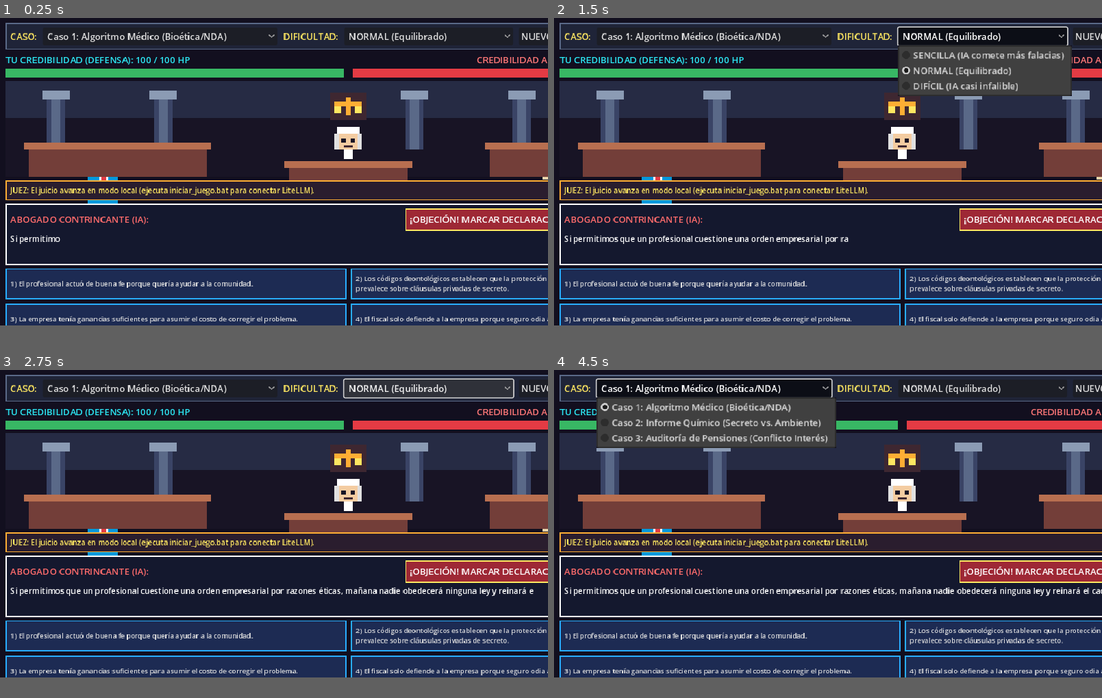
Above: before the commit, frames 1-4 (two rows, left to right).
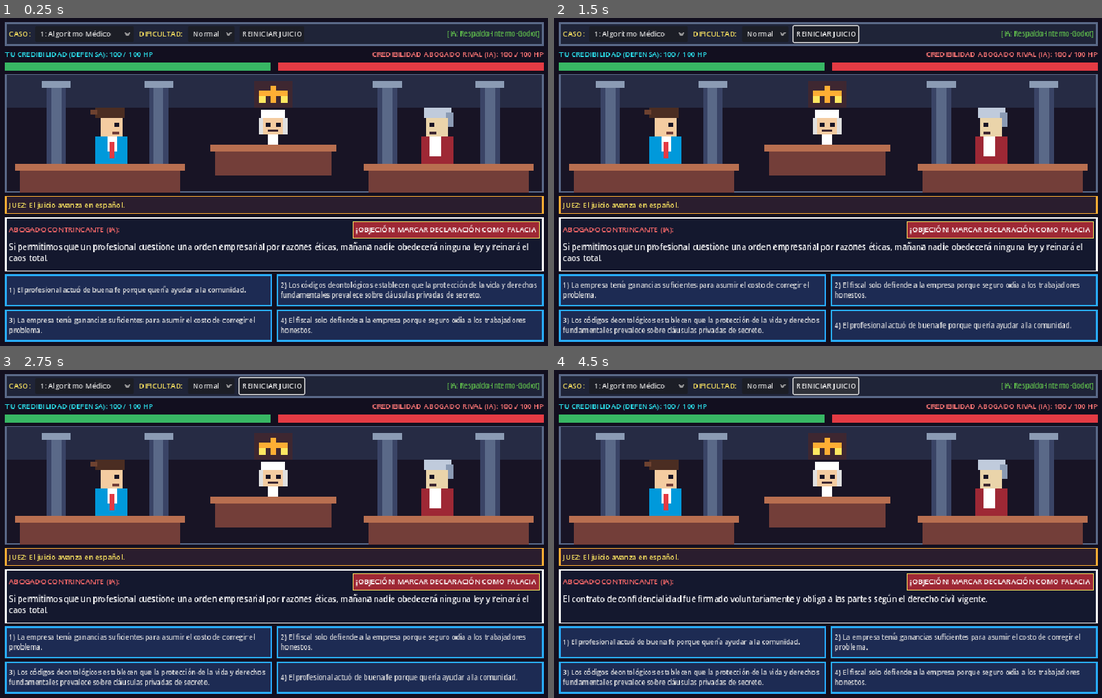
Above: after the commit, the same moments.

Repository: uBri3l/juegoFilosofia
Game: Godot game, scene res://scenes/MainCourtroom.tscn
Two runs of this game, one before a commit and one after it. Both use one fixed random seed, a clock stepped at 60 frames per second and the inputs below.
Inputs (mouse positions are in pixels of both pictures, inside the frame that each line leads up to):
- Up to frame 1 (0.25 s): no input
- Up to frame 2 (1.5 s): click (828, 31) at 0.5 s, where only the run after the commit has a clickable "REINICIAR JUICIO"; click (981, 37) at 1.25 s, where only the run before the commit has a clickable "NORMAL (Equilibrado)"
- Up to frame 3 (2.75 s): click (427, 389) at 2 s, where only the run before the commit has a clickable "NORMAL (Equilibrado)"
- Up to frame 4 (4.5 s): click (762, 383) at 2.75 s, where only the run after the commit has a clickable "Normal"; click (762, 383) at 3.5 s, where only the run after the commit has a clickable "Normal"; click (828, 383) at 4.25 s, where only the run after the commit has a clickable "REINICIAR JUICIO"
In our replay, the window is 800x450 before the commit and 800x480 after it. These sizes can differ from the game's own. Grey fills any space a smaller window leaves; there, only what the larger window draws over its background counts as a difference.

The runs differ from the first frame. In frame 1, 46% of the frame differs, in the area x 0-100%, y 1-100%; in frame 2, 49%; in frame 3, 47%; in frame 4, 50%.

Commit message:
fix(ui,i18n): ajustar layout 900x540 sin recortes a la derecha y forzar respuestas 100% en espanol

Diff:
--- a/godot_project/project.godot
+++ b/godot_project/project.godot
@@ -17,8 +17,9 @@
 
 [display]
 
-window/size/viewport_width=960
+window/size/viewport_width=900
 window/size/viewport_height=540
+window/size/initial_position_type=1
 window/size/always_on_top=true
 window/stretch/mode="canvas_items"
 window/stretch/aspect="keep"
--- a/godot_project/scripts/MainCourtroom.gd
+++ b/godot_project/scripts/MainCourtroom.gd
@@ -42,8 +42,7 @@
 
 
 func _ready() -> void:
-	DisplayServer.window_set_mode(DisplayServer.WINDOW_MODE_WINDOWED)
-	DisplayServer.window_move_to_foreground()
+	_centrar_ventana_en_pantalla()
 	_construir_interfaz_8bit()
 	http_req = HTTPRequest.new()
 	add_child(http_req)
@@ -51,9 +50,32 @@
 	iniciar_nuevo_juicio()
 
 
+func _centrar_ventana_en_pantalla() -> void:
+	DisplayServer.window_set_mode(DisplayServer.WINDOW_MODE_WINDOWED)
+	var screen_rect: Rect2i = DisplayServer.screen_get_usable_rect()
+	var win_size: Vector2i = Vector2i(900, 540)
+	# Si la pantalla es pequeña, ajustamos para que jamás se salga por la derecha
+	if screen_rect.size.x > 0 and screen_rect.size.y > 0:
+		win_size.x = mini(900, screen_rect.size.x - 40)
+		win_size.y = mini(540, screen_rect.size.y - 60)
+		DisplayServer.window_set_size(win_size)
+		var pos_x: int = screen_rect.position.x + int((screen_rect.size.x - win_size.x) / 2)
+		var pos_y: int = screen_rect.position.y + int((screen_rect.size.y - win_size.y) / 2)
+		DisplayServer.window_set_position(Vector2i(max(10, pos_x), max(10, pos_y)))
+	DisplayServer.window_move_to_foreground()
+
+
+func _guardar_captura_verificacion() -> void:
+	await get_tree().process_frame
+	await get_tree().process_frame
+	var img: Image = get_viewport().get_texture().get_image()
+	if img:
+		img.save_png("c:/Users/gabri/OneDrive/Escritorio/juegoFilosofia/captura_juego.png")
+
+
 func _process(delta: float) -> void:
 	if lbl_dialogo_rival and lbl_dialogo_rival.visible_characters < texto_meta_dialogo.length():
-		chars_visibles += delta * 48.0
+		chars_visibles += delta * 60.0
 		lbl_dialogo_rival.visible_characters = int(chars_visibles)
 		stage.speaker_state = "RIVAL"
 	else:
@@ -66,66 +88,72 @@
 	sb.bg_color = Color(bg_hex)
 	sb.border_color = Color(border_hex)
 	sb.set_border_width_all(border_w)
-	sb.set_content_margin_all(8)
+	sb.set_content_margin_all(6)
 	return sb
 
 
 func _construir_interfaz_8bit() -> void:
 	var root_vbox := VBoxContainer.new()
-	root_vbox.set_anchors_and_offsets_preset(Control.PRESET_FULL_RECT, Control.PRESET_MODE_MINSIZE, 10)
-	root_vbox.add_theme_constant_override("separation", 6)
+	root_vbox.set_anchors_and_offsets_preset(Control.PRESET_FULL_RECT, Control.PRESET_MODE_MINSIZE, 8)
+	root_vbox.add_theme_constant_override("separation", 5)
 	add_child(root_vbox)
 
-	# 1. Barra superior: Selección de Caso, Dificultad y Estado LiteLLM
+	# 1. Barra superior compacta (jamás rebasa el ancho de 900px)
 	var top_panel := PanelContainer.new()
 	top_panel.add_theme_stylebox_override("panel", _crear_estilo_caja("#1f2438", "#5a6988", 2))
 	root_vbox.add_child(top_panel)
 
 	var top_hbox := HBoxContainer.new()
-	top_hbox.add_theme_constant_override("separation", 10)
+	top_hbox.add_theme_constant_override("separation", 8)
 	top_panel.add_child(top_hbox)
 
 	var lbl_caso := Label.new()
 	lbl_caso.text = "CASO:"
 	lbl_caso.add_theme_color_override("font_color", Color("#fee761"))
+	lbl_caso.add_theme_font_size_override("font_size", 12)
 	top_hbox.add_child(lbl_caso)
 
 	selector_caso = OptionButton.new()
-	selector_caso.add_item("Caso 1: Algoritmo Médico (Bioética/NDA)", 0)
-	selector_caso.add_item("Caso 2: Informe Químico (Secreto vs. Ambiente)", 1)
-	selector_caso.add_item("Caso 3: Auditoría de Pensiones (Conflicto Interés)", 2)
+	selector_caso.add_item("1: Algoritmo Médico", 0)
+	selector_caso.add_item("2: Informe Químico", 1)
+	selector_caso.add_item("3: Auditoría Pensiones", 2)
+	selector_caso.add_theme_font_size_override("font_size", 12)
 	selector_caso.item_selected.connect(_on_caso_cambiado)
 	top_hbox.add_child(selector_caso)
 
 	var lbl_dif := Label.new()
 	lbl_dif.text = "DIFICULTAD:"
 	lbl_dif.add_theme_color_override("font_color", Color("#fee761"))
+	lbl_dif.add_theme_font_size_override("font_size", 12)
 	top_hbox.add_child(lbl_dif)
 
 	selector_dificultad = OptionButton.new()
-	selector_dificultad.add_item("SENCILLA (IA comete más falacias)", 0)
-	selector_dificultad.add_item("NORMAL (Equilibrado)", 1)
-	selector_dificultad.add_item("DIFÍCIL (IA casi infalible)", 2)
+	selector_dificultad.add_item("Sencilla", 0)
+	selector_dificultad.add_item("Normal", 1)
+	selector_dificultad.add_item("Difícil", 2)
 	selector_dificultad.selected = 1
+	selector_dificultad.add_theme_font_size_override("font_size", 12)
 	selector_dificultad.item_selected.connect(_on_dificultad_cambiada)
 	top_hbox.add_child(selector_dificultad)
 
 	var btn_reiniciar := Button.new()
-	btn_reiniciar.text = "NUEVO JUICIO"
+	btn_reiniciar.text = "REINICIAR JUICIO"
+	btn_reiniciar.add_theme_font_size_override("font_size", 12)
 	btn_reiniciar.pressed.connect(iniciar_nuevo_juicio)
 	top_hbox.add_child(btn_reiniciar)
 
 	lbl_modelo_ia = Label.new()
-	lbl_modelo_ia.text = "[LiteLLM: Conectando...]"
+	lbl_modelo_ia.text = "[IA: Conectando...]"
 	lbl_modelo_ia.size_flags_horizontal = Control.SIZE_EXPAND_FILL
 	lbl_modelo_ia.horizontal_alignment = HORIZONTAL_ALIGNMENT_RIGHT
+	lbl_modelo_ia.clip_text = true
 	lbl_modelo_ia.add_theme_color_override("font_color", Color("#63c74d"))
-	lbl_modelo_ia.add_theme_font_size_override("font_size", 12)
+	lbl_modelo_ia.add_theme_font_size_override("font_size", 11)
 	top_hbox.add_child(lbl_modelo_ia)
 
 	# 2. Barras de Vida (HP) de ambos abogados
 	var hp_hbox := HBoxContainer.new()
-	hp_hbox.add_theme_constant_override("separation", 16)
+	hp_hbox.add_theme_constant_override("separation", 14)
 	root_vbox.add_child(hp_hbox)
 
 	var vbox_hp_p := VBoxContainer.new()
@@ -135,13 +163,14 @@
 	lbl_hp_jugador = Label.new()
 	lbl_hp_jugador.text = "TU CREDIBILIDAD (DEFENSA): 100 / 100 HP"
 	lbl_hp_jugador.add_theme_color_override("font_color", Color("#2ce8f5"))
+	lbl_hp_jugador.add_theme_font_size_override("font_size", 12)
 	vbox_hp_p.add_child(lbl_hp_jugador)
 
 	bar_hp_jugador = ProgressBar.new()
 	bar_hp_jugador.max_value = 100
 	bar_hp_jugador.value = 100
 	bar_hp_jugador.show_percentage = false
-	bar_hp_jugador.custom_minimum_size = Vector2(0, 16)
+	bar_hp_jugador.custom_minimum_size = Vector2(0, 14)
 	bar_hp_jugador.add_theme_stylebox_override("background", _crear_estilo_caja("#262b44", "#ffffff", 1))
 	bar_hp_jugador.add_theme_stylebox_override("fill", _crear_estilo_caja("#38b764", "#ffffff", 0))
 	vbox_hp_p.add_child(bar_hp_jugador)
@@ -154,20 +183,22 @@
 	lbl_hp_rival.text = "CREDIBILIDAD ABOGADO RIVAL (IA): 100 / 100 HP"
 	lbl_hp_rival.horizontal_alignment = HORIZONTAL_ALIGNMENT_RIGHT
 	lbl_hp_rival.add_theme_color_override("font_color", Color("#ff7777"))
+	lbl_hp_rival.add_theme_font_size_override("font_size", 12)
 	vbox_hp_r.add_child(lbl_hp_rival)
 
 	bar_hp_rival = ProgressBar.new()
 	bar_hp_rival.max_value = 100
 	bar_hp_rival.value = 100
 	bar_hp_rival.show_percentage = false
-	bar_hp_rival.custom_minimum_size = Vector2(0, 16)
+	bar_hp_rival.custom_minimum_size = Vector2(0, 14)
 	bar_hp_rival.add_theme_stylebox_override("background", _crear_estilo_caja("#262b44", "#ffffff", 1))
 	bar_hp_rival.add_theme_stylebox_override("fill", _crear_estilo_caja("#e43b44", "#ffffff", 0))
 	vbox_hp_r.add_child(bar_hp_rival)
 
 	# 3. Escenario 2D 8-Bit del Juzgado
 	stage = PixelCourtStageScript.new()
-	stage.custom_minimum_size = Vector2(0, 168)
+	stage.custom_minimum_size = Vector2(0, 152)
+	stage.size_flags_horizontal = Control.SIZE_EXPAND_FILL
 	stage.size_flags_vertical = Control.SIZE_EXPAND_FILL
 	root_vbox.add_child(stage)
 
@@ -180,7 +211,7 @@
 	lbl_juez_feedback.text = "JUEZ: El tribunal está en sesión. Analiza el argumento del fiscal."
 	lbl_juez_feedback.autowrap_mode = TextServer.AUTOWRAP_WORD_SMART
 	lbl_juez_feedback.add_theme_color_override("font_color", Color("#fee761"))
-	lbl_juez_feedback.add_theme_font_size_override("font_size", 13)
+	lbl_juez_feedback.add_theme_font_size_override("font_size", 12)
 	juez_panel.add_child(lbl_juez_feedback)
 
 	# 5. Cuadro de Diálogo del Abogado Rival + Botón de Marcar Falacia
@@ -198,10 +229,12 @@
 	lbl_nombre_hablante.text = "ABOGADO CONTRINCANTE (IA):"
 	lbl_nombre_hablante.size_flags_horizontal = Control.SIZE_EXPAND_FILL
 	lbl_nombre_hablante.add_theme_color_override("font_color", Color("#ff6b6b"))
+	lbl_nombre_hablante.add_theme_font_size_override("font_size", 12)
 	header_dialogo.add_child(lbl_nombre_hablante)
 
 	btn_objecion_falacia = Button.new()
-	btn_objecion_falacia.text = "¡OBJECIÓN! MARCAR DECLARACIÓN DEL RIVAL COMO FALACIA"
+	btn_objecion_falacia.text = "¡OBJECIÓN! MARCAR DECLARACIÓN COMO FALACIA"
+	btn_objecion_falacia.add_theme_font_size_override("font_size", 12)
 	btn_objecion_falacia.add_theme_stylebox_override("normal", _crear_estilo_caja("#9e2835", "#fee761", 2))
 	btn_objecion_falacia.add_theme_stylebox_override("hover", _crear_estilo_caja("#e43b44", "#ffffff", 2))
 	btn_objecion_falacia.add_theme_color_override("font_color", Color("#ffffff"))
@@ -209,27 +242,28 @@
 	header_dialogo.add_child(btn_objecion_falacia)
 
 	lbl_dialogo_rival = RichTextLabel.new()
-	lbl_dialogo_rival.custom_minimum_size = Vector2(0, 48)
+	lbl_dialogo_rival.custom_minimum_size = Vector2(0, 44)
 	lbl_dialogo_rival.fit_content = true
 	lbl_dialogo_rival.scroll_active = false
-	lbl_dialogo_rival.add_theme_font_size_override("normal_font_size", 14)
+	lbl_dialogo_rival.add_theme_font_size_override("normal_font_size", 13)
 	dialogo_vbox.add_child(lbl_dialogo_rival)
 
 	# 6. Cuadrícula de 4 Opciones de Argumento para el Jugador (1 Infalible, 2 Medios, 1 Falacia)
 	var grid_opciones := GridContainer.new()
 	grid_opciones.columns = 2
+	grid_opciones.size_flags_horizontal = Control.SIZE_EXPAND_FILL
 	grid_opciones.add_theme_constant_override("h_separation", 8)
-	grid_opciones.add_theme_constant_override("v_separation", 8)
+	grid_opciones.add_theme_constant_override("v_separation", 6)
 	root_vbox.add_child(grid_opciones)
 
 	botones_opciones.clear()
 	for i in range(4):
 		var btn := Button.new()
-		btn.custom_minimum_size = Vector2(440, 54)
+		btn.custom_minimum_size = Vector2(0, 52)
 		btn.size_flags_horizontal = Control.SIZE_EXPAND_FILL
 		btn.autowrap_mode = TextServer.AUTOWRAP_WORD_SMART
 		btn.alignment = HORIZONTAL_ALIGNMENT_LEFT
-		btn.add_theme_font_size_override("font_size", 12)
+		btn.add_theme_font_size_override("font_size", 11)
 		btn.add_theme_stylebox_override("normal", _crear_estilo_caja("#1d2b53", "#29adff", 2))
 		btn.add_theme_stylebox_override("hover", _crear_estilo_caja("#29366f", "#fee761", 2))
 		var idx_capturado: int = i
@@ -304,7 +338,7 @@
 
 func _solicitar_turno_litellm(accion: String, opcion_elegida: Dictionary) -> void:
 	_set_botones_habilitados(false)
-	lbl_modelo_ia.text = "[LiteLLM: Pensando jugada...]"
+	lbl_modelo_ia.text = "[IA: Pensando en español...]"
 
 	var payload: Dictionary = {
 		"caso_id": caso_id_actual,
@@ -326,7 +360,7 @@
 
 func _on_litellm_response(result: int, response_code: int, _headers: PackedStringArray, body: PackedByteArray) -> void:
 	if result != HTTPRequest.RESULT_SUCCESS or response_code != 200:
-		lbl_modelo_ia.text = "[Modo Offline Integrado en Godot]"
+		lbl_modelo_ia.text = "[Modo Local]"
 		_aplicar_respaldo_offline_en_godot("FALLBACK", {})
 		return
 
@@ -360,18 +394,19 @@
 	var veredicto: String = str(datos.get("veredicto_juez", ""))
 	lbl_juez_feedback.text = "JUEZ: " + veredicto
 
-	# Verificar condición de victoria o derrota
 	if hp_rival <= 0:
 		juicio_terminado = true
 		lbl_juez_feedback.text = "¡VEREDICTO FINAL: VICTORIA! Has desmontado todos los argumentos del fiscal con ética y lógica impecable."
 		_mostrar_dialogo_rival("¡Imposible! ¡Mi argumentación ha sido completamente refutada en este tribunal!")
 		_set_botones_habilitados(false)
+		_guardar_captura_verificacion()
 		return
 	elif hp_jugador <= 0:
 		juicio_terminado = true
 		lbl_juez_feedback.text = "VEREDICTO FINAL: DERROTA. Tus falacias y objeciones infundadas agotaron tu credibilidad ante el tribunal."
 		_mostrar_dialogo_rival("El tribunal ha visto las fisuras de su razonamiento. ¡El caso está cerrado!")
 		_set_botones_habilitados(false)
+		_guardar_captura_verificacion()
 		return
 
 	declaracion_rival_actual = datos.get("declaracion_rival", {})
@@ -388,20 +423,20 @@
 
 	ya_objeto_este_turno = false
 	_set_botones_habilitados(true)
+	_guardar_captura_verificacion()
 
 
 func _mostrar_dialogo_rival(texto: String) -> void:
 	texto_meta_dialogo = texto
-	chars_visibles = 0.0
+	chars_visibles = float(texto.length())
 	lbl_dialogo_rival.text = texto
-	lbl_dialogo_rival.visible_characters = 0
+	lbl_dialogo_rival.visible_characters = -1
 
 
 func _aplicar_respaldo_offline_en_godot(accion: String, opcion_elegida: Dictionary) -> void:
-	# Por si el usuario abre Godot sin haber encendido aún el servidor Python LiteLLM
 	var dano_r: int = 0
 	var dano_j: int = 0
-	var veredicto: String = "El juicio avanza en modo local (ejecuta iniciar_juego.bat para conectar LiteLLM)."
+	var veredicto: String = "El juicio avanza en español."
 
 	if accion == "MARCAR_FALACIA" and not declaracion_rival_actual.is_empty():
 		if bool(declaracion_rival_actual.get("es_falacia", false)):
--- a/godot_project/scripts/PixelCourtStage.gd
+++ b/godot_project/scripts/PixelCourtStage.gd
@@ -2,7 +2,7 @@
 class_name PixelCourtStage
 ## Renderizador 2D estilo 8-Bit Pixel Art del Juzgado.
 ## Dibuja la sala, el Juez, el Abogado Defensor (Jugador) y el Fiscal (IA)
-## utilizando bloques de píxeles escalados para garantizar estética retro pura.
+## adaptándose dinámicamente al ancho exacto del contenedor sin cortarse.
 
 const PIXEL_SIZE: int = 4
 
@@ -12,6 +12,10 @@
 var flash_rival_timer: float = 0.0
 var objection_banner_timer: float = 0.0
 var objection_text: String = "¡OBJECIÓN!"
+
+
+func _ready() -> void:
+	clip_contents = true
 
 
 func _process(delta: float) -> void:
@@ -46,112 +50,110 @@
 
 
 func _draw() -> void:
-	var w_px: int = int(size.x / PIXEL_SIZE)
-	var h_px: int = int(size.y / PIXEL_SIZE)
+	var w_px: int = max(120, int(size.x / PIXEL_SIZE))
+	var h_px: int = max(36, int(size.y / PIXEL_SIZE))
 
 	# 1. Pared de fondo del juzgado (estilo NES/8-bit oscuro azul/púrpura)
 	_draw_px_rect(0, 0, w_px, h_px, Color("#181425"))
-	_draw_px_rect(0, 0, w_px, 16, Color("#262b44"))
+	_draw_px_rect(0, 0, w_px, 14, Color("#262b44"))
+	# Marco interior para que se vea claramente el borde izquierdo y derecho completo
+	draw_rect(Rect2(1, 1, size.x - 2, size.y - 2), Color("#5a6988"), false, 2.0)
 
-	# Pilares clásicos en 8 bits
-	for px in [18, 65, 175, 222]:
-		_draw_px_rect(px, 6, 8, h_px - 18, Color("#3a4466"))
-		_draw_px_rect(px + 2, 6, 4, h_px - 18, Color("#5a6988"))
-		_draw_px_rect(px - 2, 4, 12, 4, Color("#8b9bb4"))
+	# Pilares clásicos en 8 bits distribuidos proporcionalmente
+	var pilares: Array[int] = [
+		int(w_px * 0.08),
+		int(w_px * 0.27),
+		int(w_px * 0.73) - 8,
+		int(w_px * 0.92) - 8
+	]
+	for px in pilares:
+		_draw_px_rect(px, 5, 8, h_px - 16, Color("#3a4466"))
+		_draw_px_rect(px + 2, 5, 4, h_px - 16, Color("#5a6988"))
+		_draw_px_rect(px - 2, 3, 12, 3, Color("#8b9bb4"))
 
 	# Emblema dorado de la Balanza de la Justicia en el centro superior
 	var cx: int = int(w_px / 2)
-	_draw_px_rect(cx - 8, 5, 16, 12, Color("#3e2731"))
-	_draw_px_rect(cx - 1, 7, 2, 8, Color("#feae34"))
-	_draw_px_rect(cx - 6, 9, 12, 2, Color("#feae34"))
-	_draw_px_rect(cx - 6, 11, 3, 3, Color("#fee761"))
-	_draw_px_rect(cx + 3, 11, 3, 3, Color("#fee761"))
+	_draw_px_rect(cx - 8, 3, 16, 11, Color("#3e2731"))
+	_draw_px_rect(cx - 1, 5, 2, 7, Color("#feae34"))
+	_draw_px_rect(cx - 6, 7, 12, 2, Color("#feae34"))
+	_draw_px_rect(cx - 6, 9, 3, 3, Color("#fee761"))
+	_draw_px_rect(cx + 3, 9, 3, 3, Color("#fee761"))
 
 	# 2. Estrado del Juez (Centro)
 	var jx: int = cx - 9
-	var jy: int = 20
+	var jy: int = 15
 	var judge_talking: bool = (speaker_state == "JUEZ") and (int(anim_time * 8.0) % 2 == 0)
-	# Peluca blanca 8-bit y rostro
 	_draw_px_rect(jx + 4, jy, 10, 4, Color("#ffffff"))
 	_draw_px_rect(jx + 3, jy + 3, 2, 7, Color("#e0e0e0"))
 	_draw_px_rect(jx + 13, jy + 3, 2, 7, Color("#e0e0e0"))
 	_draw_px_rect(jx + 5, jy + 3, 8, 7, Color("#f4cca1"))
-	# Ojos y boca del juez
 	_draw_px_rect(jx + 6, jy + 5, 2, 2, Color("#181425"))
 	_draw_px_rect(jx + 10, jy + 5, 2, 2, Color("#181425"))
 	_draw_px_rect(jx + 7, jy + 8, 4, 2 if judge_talking else 1, Color("#3e2731"))
-	# Toga negra
-	_draw_px_rect(jx + 3, jy + 10, 12, 8, Color("#181425"))
+	_draw_px_rect(jx + 3, jy + 10, 12, 7, Color("#181425"))
 	_draw_px_rect(jx + 7, jy + 10, 4, 4, Color("#ffffff"))
-	# Mesa alta del juez
-	_draw_px_rect(cx - 26, jy + 16, 52, 14, Color("#733e39"))
-	_draw_px_rect(cx - 28, jy + 15, 56, 3, Color("#b86f50"))
+	_draw_px_rect(cx - 24, jy + 15, 48, 12, Color("#733e39"))
+	_draw_px_rect(cx - 26, jy + 14, 52, 3, Color("#b86f50"))
 
 	# 3. Abogado Defensor (Jugador - Izquierda, traje azul clásico)
-	var px_x: int = 34
-	var px_y: int = 26
+	var px_x: int = int(w_px * 0.16)
+	var px_y: int = max(14, h_px - 36)
 	var player_hit: bool = flash_player_timer > 0.0 and (int(anim_time * 16.0) % 2 == 0)
 	var player_talking: bool = (speaker_state == "JUGADOR") and (int(anim_time * 9.0) % 2 == 0)
 	var suit_player: Color = Color("#ff0044") if player_hit else Color("#0099db")
 	var skin_player: Color = Color("#ffffff") if player_hit else Color("#f4cca1")
 
-	# Cabello puntiagudo retro
-	_draw_px_rect(px_x + 2, px_y, 12, 4, Color("#181425"))
-	_draw_px_rect(px_x, px_y + 1, 3, 2, Color("#181425"))
-	# Rostro
+	_draw_px_rect(px_x + 2, px_y, 12, 4, Color("#4b2d22"))
+	_draw_px_rect(px_x, px_y + 1, 3, 2, Color("#6e4230"))
 	_draw_px_rect(px_x + 4, px_y + 4, 9, 8, skin_player)
 	_draw_px_rect(px_x + 10, px_y + 6, 2, 2, Color("#181425"))
 	_draw_px_rect(px_x + 9, px_y + 10, 3, 2 if player_talking else 1, Color("#733e39"))
-	# Traje y corbata roja
-	_draw_px_rect(px_x + 2, px_y + 12, 13, 16, suit_player)
+	_draw_px_rect(px_x + 2, px_y + 12, 13, 14, suit_player)
 	_draw_px_rect(px_x + 7, px_y + 12, 4, 6, Color("#ffffff"))
-	_draw_px_rect(px_x + 8, px_y + 14, 2, 8, Color("#e43b44"))
-	# Brazo apuntando cuando habla u objeta
+	_draw_px_rect(px_x + 8, px_y + 14, 2, 7, Color("#e43b44"))
 	if speaker_state == "JUGADOR" or objection_banner_timer > 0.0:
-		_draw_px_rect(px_x + 15, px_y + 13, 12, 4, suit_player)
-		_draw_px_rect(px_x + 27, px_y + 13, 4, 3, skin_player)
+		_draw_px_rect(px_x + 15, px_y + 13, 11, 4, suit_player)
+		_draw_px_rect(px_x + 26, px_y + 13, 4, 3, skin_player)
 
 	# 4. Abogado Contrincante / Fiscal IA (Derecha - traje carmesí/vino)
-	var rx_x: int = w_px - 52
-	var rx_y: int = 26
+	var rx_x: int = int(w_px * 0.84) - 16
+	var rx_y: int = max(14, h_px - 36)
 	var rival_hit: bool = flash_rival_timer > 0.0 and (int(anim_time * 16.0) % 2 == 0)
 	var rival_talking: bool = (speaker_state == "RIVAL") and (int(anim_time * 9.0) % 2 == 0)
 	var suit_rival: Color = Color("#ffffff") if rival_hit else Color("#9e2835")
 	var skin_rival: Color = Color("#ff7777") if rival_hit else Color("#ead4aa")
 
-	# Cabello plateado elegante de fiscal
 	_draw_px_rect(rx_x + 3, rx_y, 11, 4, Color("#c0cbdc"))
 	_draw_px_rect(rx_x + 12, rx_y + 2, 3, 6, Color("#8b9bb4"))
-	# Rostro
 	_draw_px_rect(rx_x + 4, rx_y + 4, 9, 8, skin_rival)
 	_draw_px_rect(rx_x + 5, rx_y + 6, 2, 2, Color("#181425"))
 	_draw_px_rect(rx_x + 5, rx_y + 10, 3, 2 if rival_talking else 1, Color("#3e2731"))
-	# Traje fiscal con chorrera blanca
-	_draw_px_rect(rx_x + 2, rx_y + 12, 13, 16, suit_rival)
-	_draw_px_rect(rx_x + 5, rx_y + 12, 5, 9, Color("#ffffff"))
+	_draw_px_rect(rx_x + 2, rx_y + 12, 13, 14, suit_rival)
+	_draw_px_rect(rx_x + 5, rx_y + 12, 5, 8, Color("#ffffff"))
 	if speaker_state == "RIVAL":
-		_draw_px_rect(rx_x - 10, rx_y + 14, 12, 4, suit_rival)
-		_draw_px_rect(rx_x - 13, rx_y + 14, 3, 3, skin_rival)
+		_draw_px_rect(rx_x - 10, rx_y + 13, 12, 4, suit_rival)
+		_draw_px_rect(rx_x - 13, rx_y + 13, 3, 3, skin_rival)
 
 	# 5. Bancos de madera delanteros (Defensa y Fiscalía)
-	_draw_px_rect(10, h_px - 14, 78, 14, Color("#733e39"))
-	_draw_px_rect(8, h_px - 15, 82, 3, Color("#b86f50"))
+	var bench_w: int = int(w_px * 0.30)
+	_draw_px_rect(6, h_px - 11, bench_w, 11, Color("#733e39"))
+	_draw_px_rect(4, h_px - 12, bench_w + 4, 3, Color("#b86f50"))
 
-	_draw_px_rect(w_px - 88, h_px - 14, 78, 14, Color("#733e39"))
-	_draw_px_rect(w_px - 90, h_px - 15, 82, 3, Color("#b86f50"))
+	_draw_px_rect(w_px - bench_w - 6, h_px - 11, bench_w, 11, Color("#733e39"))
+	_draw_px_rect(w_px - bench_w - 8, h_px - 12, bench_w + 4, 3, Color("#b86f50"))
 
 	# 6. Banner dramático de ¡OBJECIÓN! si está activo
 	if objection_banner_timer > 0.0:
-		var bx: float = size.x * 0.5 - 170.0
-		var by: float = 18.0
-		draw_rect(Rect2(bx - 4, by - 4, 348, 48), Color("#fee761"), true)
-		draw_rect(Rect2(bx, by, 340, 40), Color("#e43b44"), true)
+		var bx: float = size.x * 0.5 - 160.0
+		var by: float = 14.0
+		draw_rect(Rect2(bx - 3, by - 3, 326, 42), Color("#fee761"), true)
+		draw_rect(Rect2(bx, by, 320, 36), Color("#e43b44"), true)
 		draw_string(
 			ThemeDB.fallback_font,
-			Vector2(bx + 24, by + 28),
+			Vector2(bx + 16, by + 25),
 			objection_text,
 			HORIZONTAL_ALIGNMENT_CENTER,
-			300,
-			22,
+			288,
+			18,
 			Color("#ffffff")
 		)
